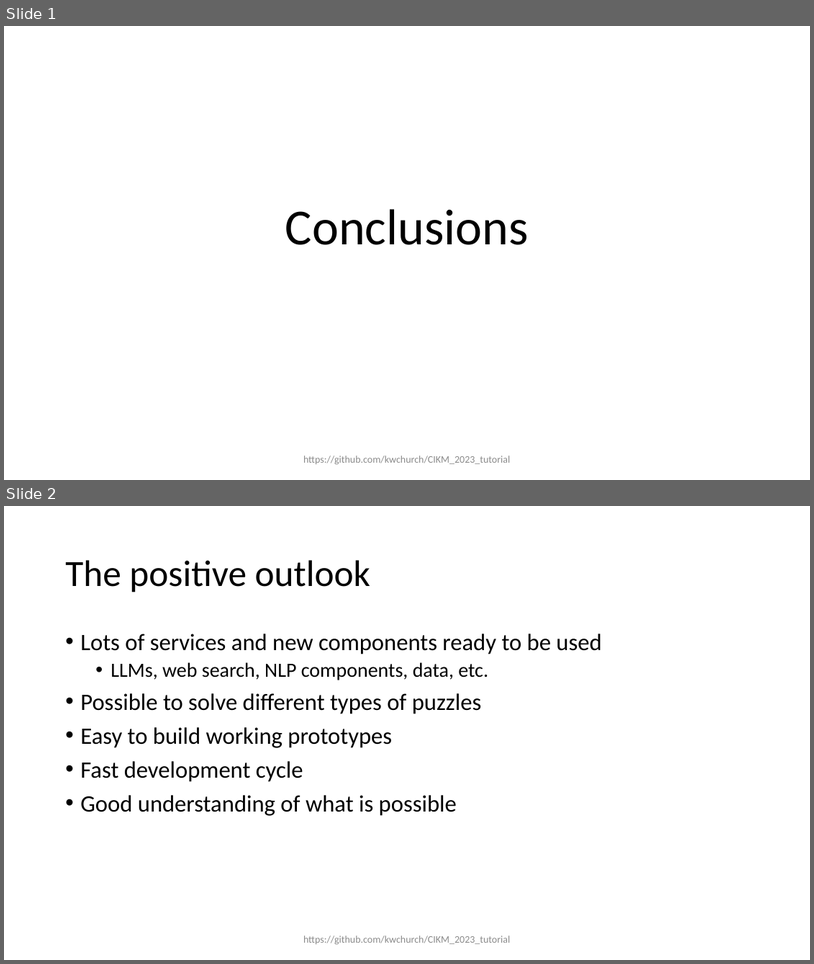
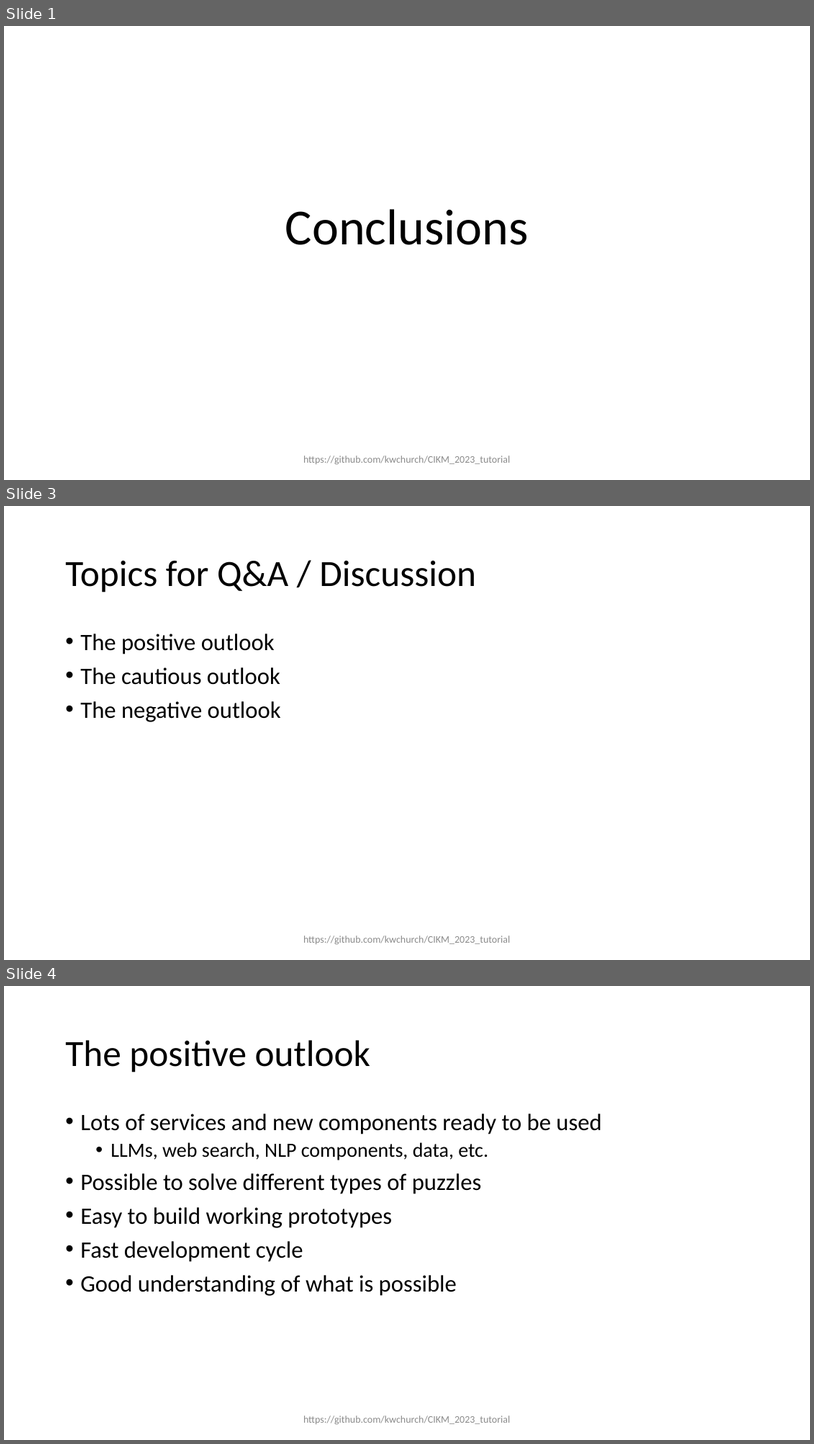
Before and after one commit to kwchurch/CIKM_2023_tutorial, a slide deck: slides/CIKM_Conclusions.pptx. Shown one above the other, each under a label of ours: slides 1 and 2 before the commit, slides 1, 3 and 4 after it; the slides between them are not shown. The pictures are 814x964 and 814x1444 pixels, drawn with LibreOffice and Linux fonts; fonts in the diff are those of the drawing. Boxes give left, top, right and bottom in pixels: in the first picture for what was removed or moved away, otherwise in the second. Text is boxed around its words. In the diff, an @@ line names an element or a change of style, - is before the commit and + after.

```diff
--- a/slides/CIKM_Conclusions.pptx
+++ b/slides/CIKM_Conclusions.pptx
@@ slide 3 added at box(4, 506, 810, 960), background #FFFFFF @@
@@ title added at box(65, 560, 476, 592), 44 pt, text #000000 @@
+Topics for Q&A / Discussion
@@ text added at box(80, 633, 281, 722), 28 pt, text #000000 @@
+• The positive outlook
+• The cautious outlook
+• The negative outlook
@@ text added at box(304, 935, 510, 944), 12 pt, text #8C8C8C @@
+https://github.com/kwchurch/CIKM_2023_tutorial
@@ what was slide 2 is now slide 4 @@
```
Also in this commit, not shown: 1 slide changed, 1 other slide added, 8 other files.
